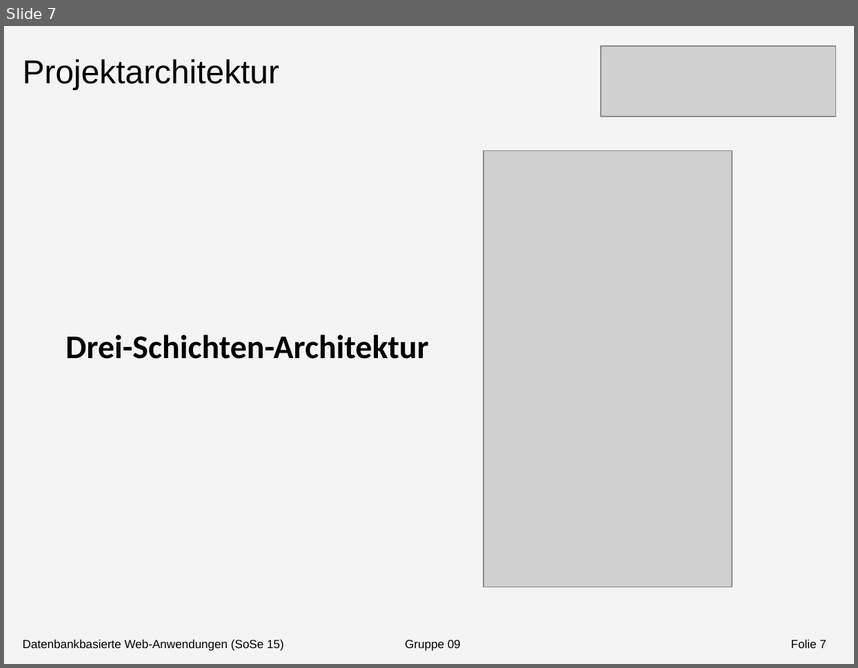
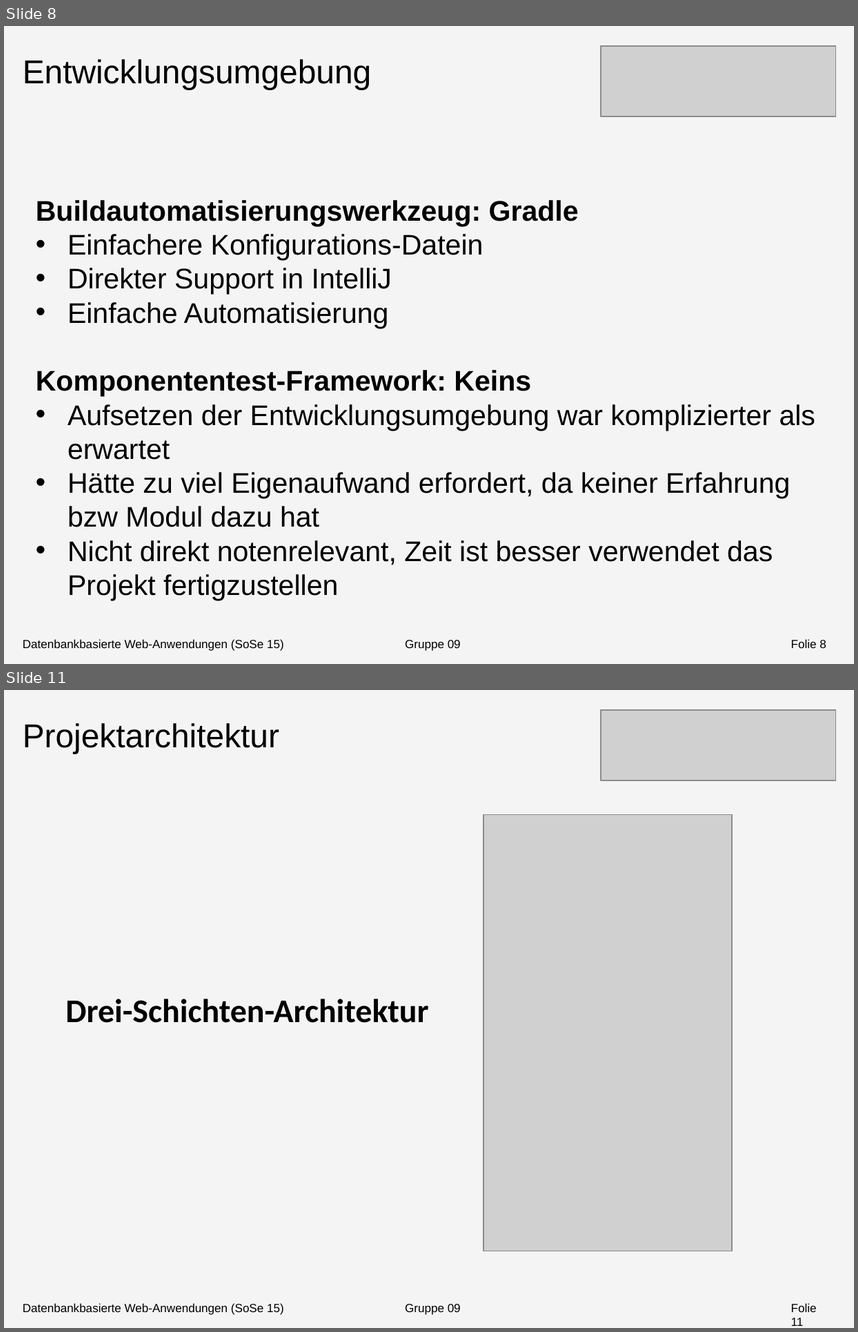
Before and after one commit to Shardic/DatenbankenMI2015, a slide deck: Doku/Dokumentation/Präsentation/Präsentation1.pptx. Shown one above the other, each under a label of ours: slide 7 before the commit, slides 8 and 11 after it; the slides between them are not shown. The pictures are 858x668 and 858x1332 pixels, drawn with LibreOffice and Linux fonts; fonts in the diff are those of the drawing; grey boxes stand for pictures. Boxes give left, top, right and bottom in pixels: in the first picture for what was removed or moved away, otherwise in the second. Text is boxed around its words. In the diff, an @@ line names an element or a change of style, - is before the commit and + after.

Commit message:
Präsi fertig

```diff
--- a/Doku/Dokumentation/Präsentation/Präsentation1.pptx
+++ b/Doku/Dokumentation/Präsentation/Präsentation1.pptx
@@ slide 8 added at box(4, 26, 854, 664), background #F4F4F4 @@
@@ text added at box(23, 59, 372, 89), 28 pt, text #000000 @@
+Entwicklungsumgebung
@@ picture added at box(601, 47, 835, 117) @@
@@ text added at box(36, 200, 816, 600), 24 pt, text #000000 @@
+Buildautomatisierungswerkzeug: Gradle
+• Einfachere Konfigurations-Datein
+• Direkter Support in IntelliJ
+• Einfache Automatisierung
+Komponententest-Framework: Keins
+• Aufsetzen der Entwicklungsumgebung war komplizierter als erwartet
+• Hätte zu viel Eigenaufwand erfordert, da keiner Erfahrung bzw Modul dazu hat
+• Nicht direkt notenrelevant, Zeit ist besser verwendet das Projekt fertigzustellen
@@ text added at box(23, 639, 461, 650), 10 pt, text #000000 @@
+Datenbankbasierte Web-Anwendungen (SoSe 15) Gruppe 09
@@ page number added at box(791, 639, 826, 648), 10 pt, text #000000 @@
+Folie 8
@@ what was slide 7 is now slide 11 @@
@@ page number at box(791, 1303, 817, 1325): text changed @@
-Folie 7
+Folie 11
```
Also in this commit, not shown: 3 other slides added.
